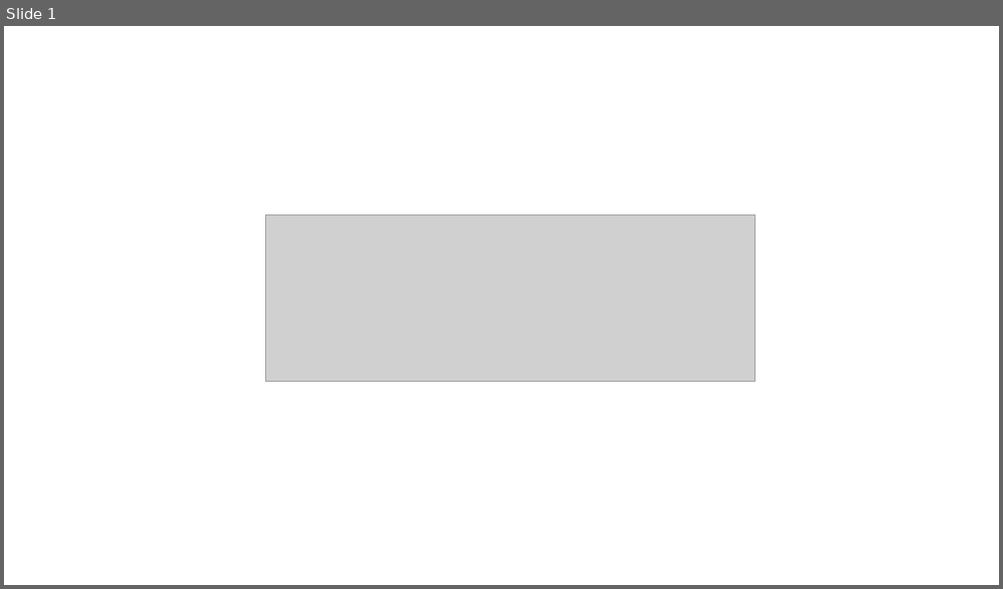
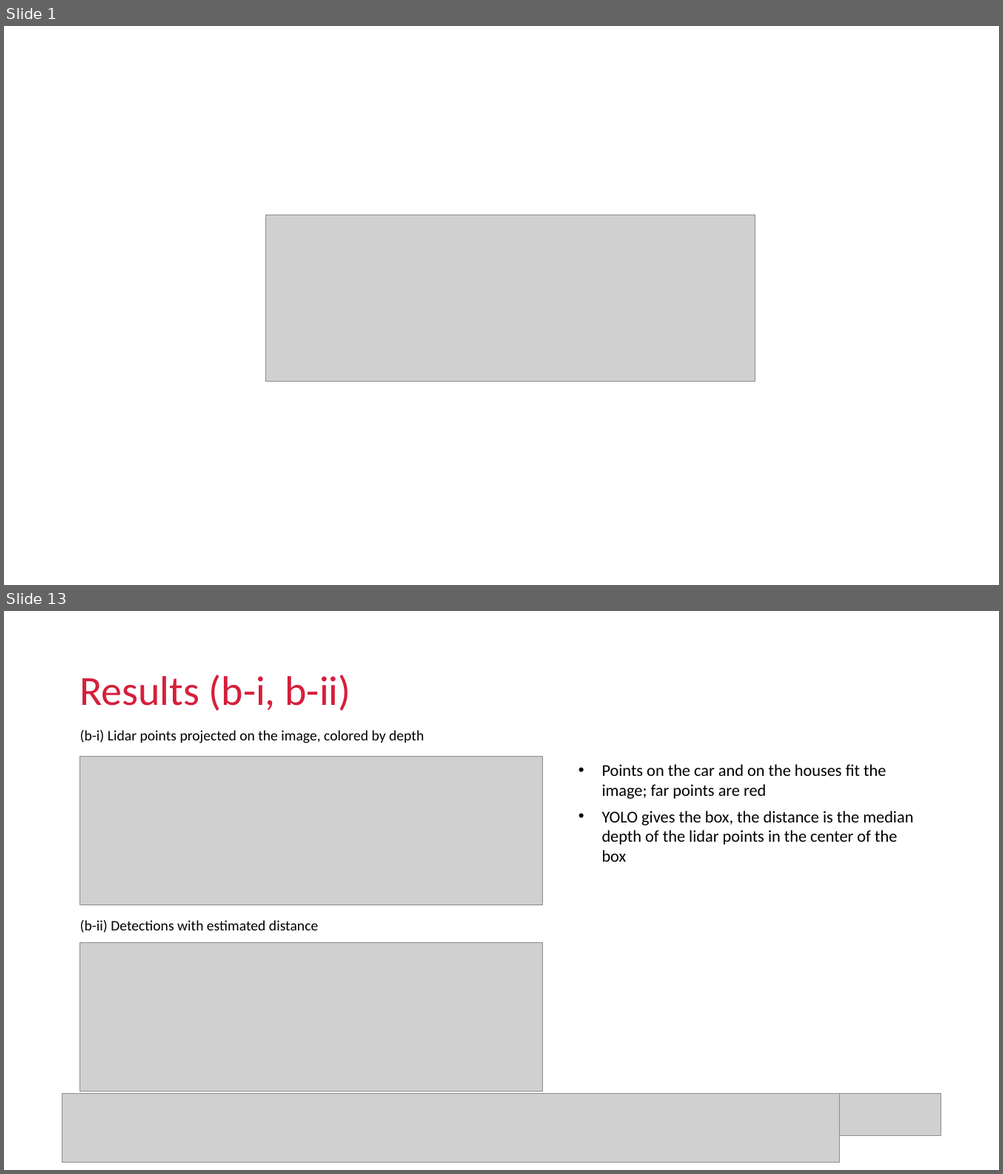
Before and after one commit to Ricrump/MAS512-Assignment2, a slide deck: MAS512_assignment2_gr3.pptx. Shown one above the other, each under a label of ours: slide 1 before the commit, slides 1 and 13 after it; the slides between them are not shown. The pictures are 1003x589 and 1003x1174 pixels, drawn with LibreOffice and Linux fonts; fonts in the diff are those of the drawing; grey boxes stand for pictures; background and template pictures are left out. Boxes give left, top, right and bottom in pixels: in the first picture for what was removed or moved away, otherwise in the second. Text is boxed around its words. In the diff, an @@ line names an element or a change of style, - is before the commit and + after.

```diff
--- a/MAS512_assignment2_gr3.pptx
+++ b/MAS512_assignment2_gr3.pptx
@@ slide 13 added at bbox=[4, 611, 999, 1170], background #FFFFFF @@
@@ text added at bbox=[79, 675, 351, 711], 40 pt, text #D51F3B @@
+Results (b-i, b-ii)
@@ text added at bbox=[80, 730, 424, 743], 14 pt, text #000000 @@
+(b-i) Lidar points projected on the image, colored by depth
@@ picture added at bbox=[80, 757, 543, 905] @@
@@ text added at bbox=[602, 764, 913, 862], 16 pt, text #000000 @@
+• Points on the car and on the houses fit the image; far points are red
+• YOLO gives the box, the distance is the median depth of the lidar points in the center of the box
@@ text added at bbox=[80, 920, 318, 933], 14 pt, text #000000 @@
+(b-ii) Detections with estimated distance
@@ picture added at bbox=[80, 943, 543, 1091] @@
@@ picture added at bbox=[62, 1093, 839, 1163] @@
@@ picture added at bbox=[839, 1093, 941, 1136] @@
```
Also in this commit, not shown: 1 slide changed, 4 other slides added, 8 slides removed, 4 other files.
